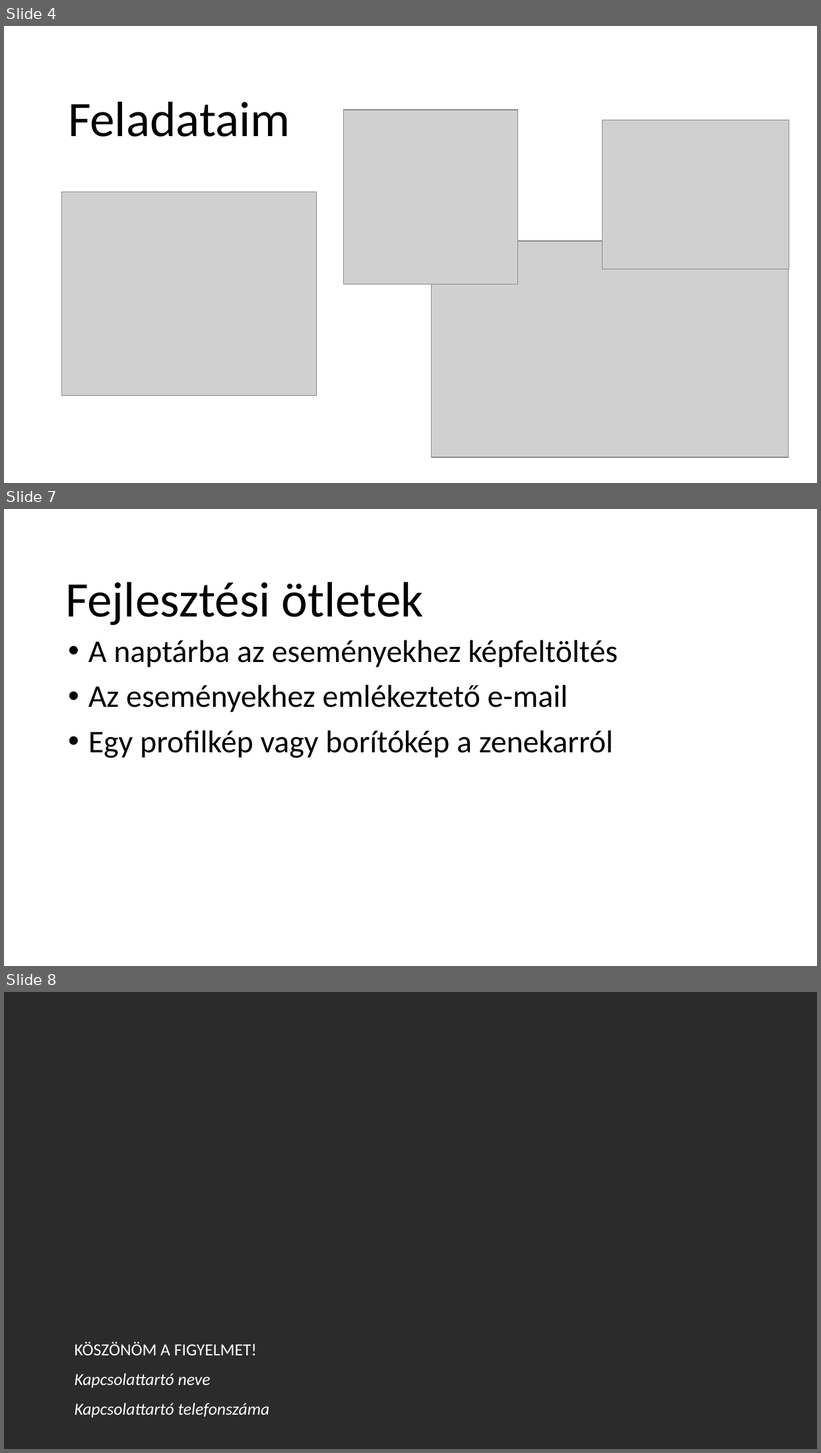
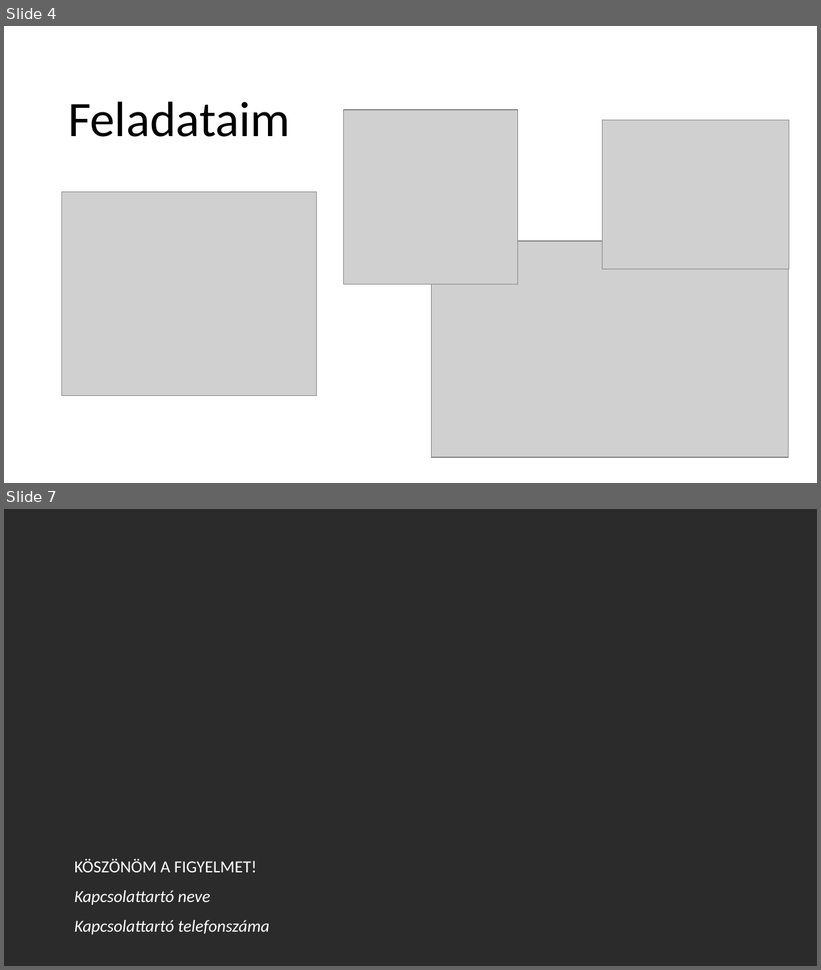
Before and after one commit to schonherz-java-ee-2016-summer/project, a slide deck: presentations/band/Holhos_Attila/Holhós Attila.pptx. Shown one above the other, each under a label of ours: slides 4, 7 and 8 before the commit, slides 4 and 7 after it; the slides between them are not shown. The pictures are 821x1453 and 821x970 pixels, drawn with LibreOffice and Linux fonts; fonts in the diff are those of the drawing; grey boxes stand for pictures; background and template pictures are left out; a plain dark background stands for a picture behind light text. Boxes give left, top, right and bottom in pixels: in the first picture for what was removed or moved away, otherwise in the second. Text is boxed around its words. In the diff, an @@ line names an element or a change of style, - is before the commit and + after.

```diff
--- a/presentations/band/Holhos_Attila/Holhós Attila.pptx
+++ b/presentations/band/Holhos_Attila/Holhós Attila.pptx
@@ slide 7 removed at (4,509,817,966), background picture (left out) @@
@@ title removed at (65,582,424,625) @@
-Fejlesztési ötletek
@@ text removed at (88,640,618,758) @@
-• A naptárba az eseményekhez képfeltöltés
-• Az eseményekhez emlékeztető e-mail
-• Egy profilkép vagy borítókép a zenekarról
@@ what was slide 8 is now slide 7 @@
```
Also in this commit, not shown: 3 slides changed.
